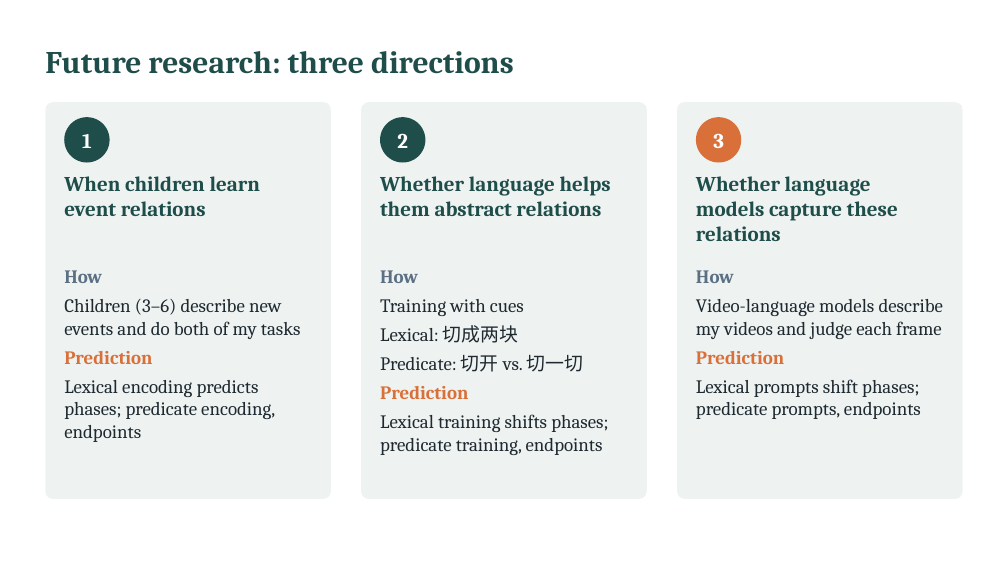
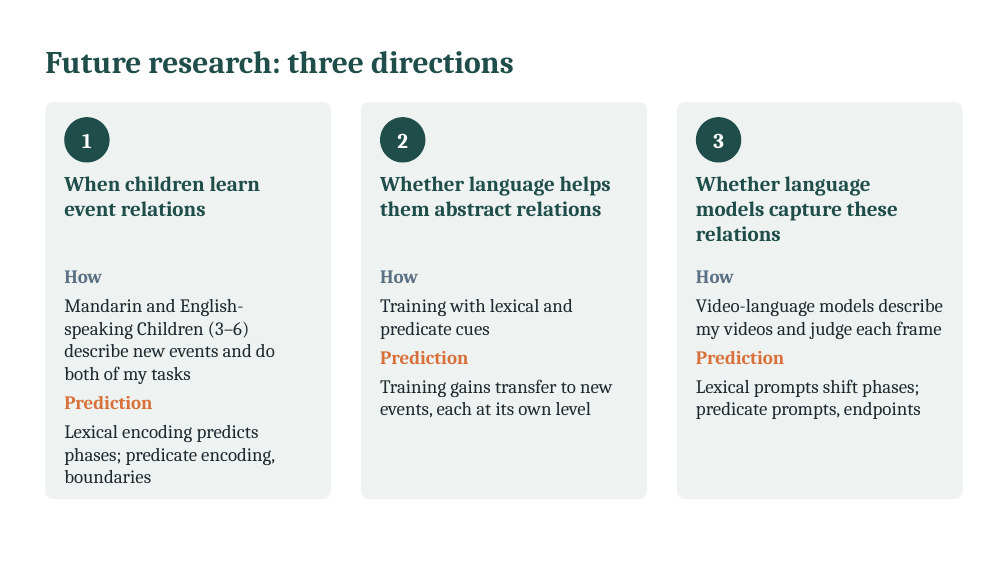
Before and after one commit to xtaoliu/claude, a slide deck: slide 6 of Liu_postdoc_interview_talk.pptx. Drawn at 1008x567 pixels with LibreOffice and Linux fonts; fonts in the diff are those of the drawing. Boxes give left, top, right and bottom in pixels: in the first picture for what was removed or moved away, otherwise in the second. Text is boxed around its words. In the diff, an @@ line names an element or a change of style, - is before the commit and + after.

```diff
--- a/Liu_postdoc_interview_talk.pptx
+++ b/Liu_postdoc_interview_talk.pptx
@@ ellipse at bbox=[696, 117, 742, 163]: fill #D9703A to #1E4D4A @@
@@ text at bbox=[64, 299, 275, 384]: text changed @@
-Children (3–6) describe new events and do both of my tasks
+Mandarin and English-speaking Children (3–6) describe new events and do both of my tasks
@@ text at bbox=[380, 299, 573, 339]: text changed @@
-Training with cues
-Lexical: 切成两块
-Predicate: 切开 vs. 切一切
+Training with lexical and predicate cues
@@ text at bbox=[380, 379, 612, 418]: text changed @@
-Lexical training shifts phases; predicate training, endpoints
+Training gains transfer to new events, each at its own level
@@ text at bbox=[64, 425, 275, 483]: text changed @@
-Lexical encoding predicts phases; predicate encoding, endpoints
+Lexical encoding predicts phases; predicate encoding, boundaries
```
Also in this commit, not shown: 5 other slides changed, 1 other file.
